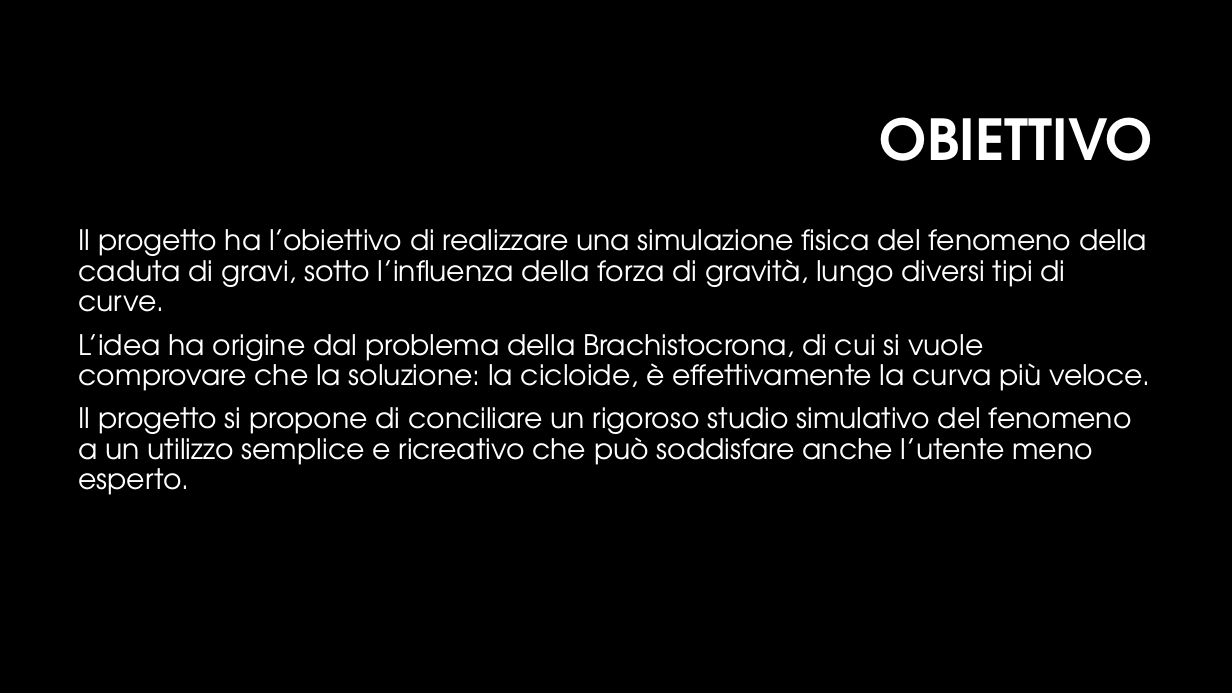
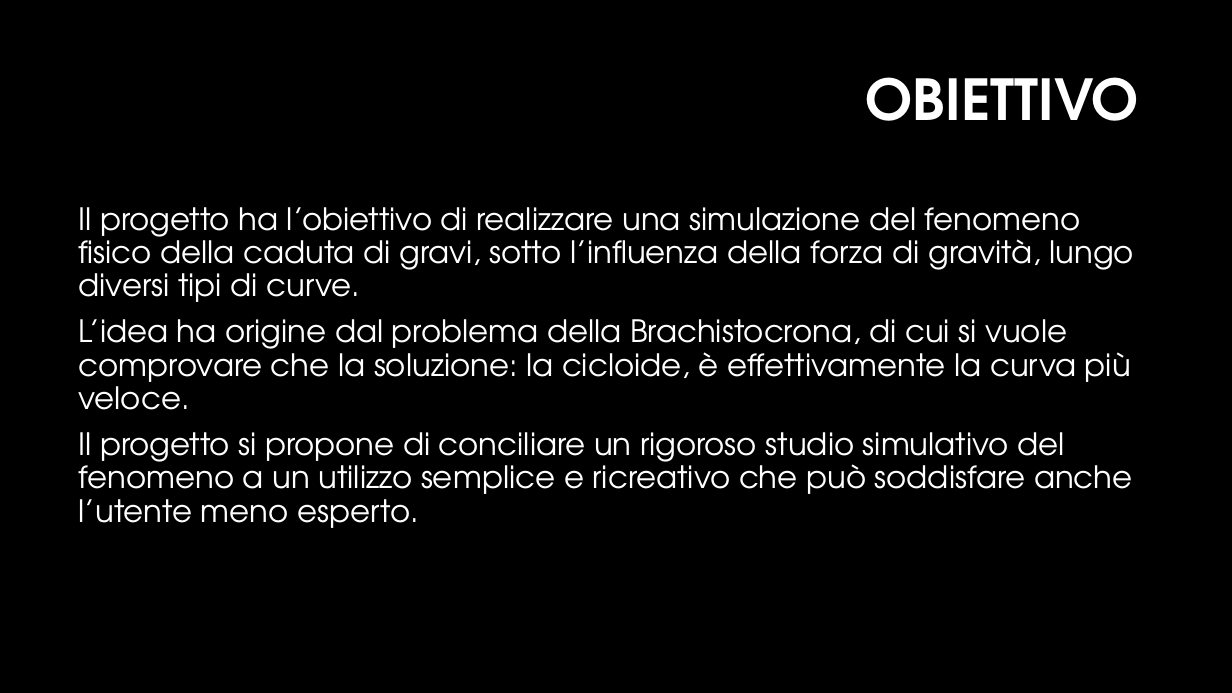
Before and after one commit to MarcoMarcoulli/FallSimulatorRepository, a slide deck: slide 2 of Docs/Documents/Presentazione/presentazioneFallSimulator.pptx. Drawn at 1232x693 pixels with LibreOffice and Linux fonts; fonts in the diff are those of the drawing; background and template pictures are left out. Boxes give left, top, right and bottom in pixels: in the first picture for what was removed or moved away, otherwise in the second. Text is boxed around its words. In the diff, an @@ line names an element or a change of style, - is before the commit and + after.

```diff
--- a/Docs/Documents/Presentazione/presentazioneFallSimulator.pptx
+++ b/Docs/Documents/Presentazione/presentazioneFallSimulator.pptx
@@ title "OBIETTIVO": place and size @@
-title "OBIETTIVO" at (880,117,1154,161)
+title "OBIETTIVO" at (865,77,1139,121)
@@ text "Il progetto ha l’obiettivo di ...": place and size @@
-text "Il progetto ha l’obiettivo di ..." at (79,229,1151,495)
+text "Il progetto ha l’obiettivo di ..." at (79,207,1135,528)
@@ text at (79,207,1135,302): text changed; size 22 to 24 pt @@
-Il progetto ha l’obiettivo di realizzare una simulazione fisica del fenomeno della caduta di gravi, sotto l’influenza della forza di gravità, lungo diversi tipi di curve.
+Il progetto ha l’obiettivo di realizzare una simulazione del fenomeno fisico della caduta di gravi, sotto l’influenza della forza di gravità, lungo diversi tipi di curve.
@@ text at (79,319,1133,528): size 22 to 24 pt in "L’idea ha origine dal problema della Brachistocrona, ...", "Il progetto si propone di conciliare un ..." @@
```
Also in this commit, not shown: 12 other slides changed, 1 slide removed.
